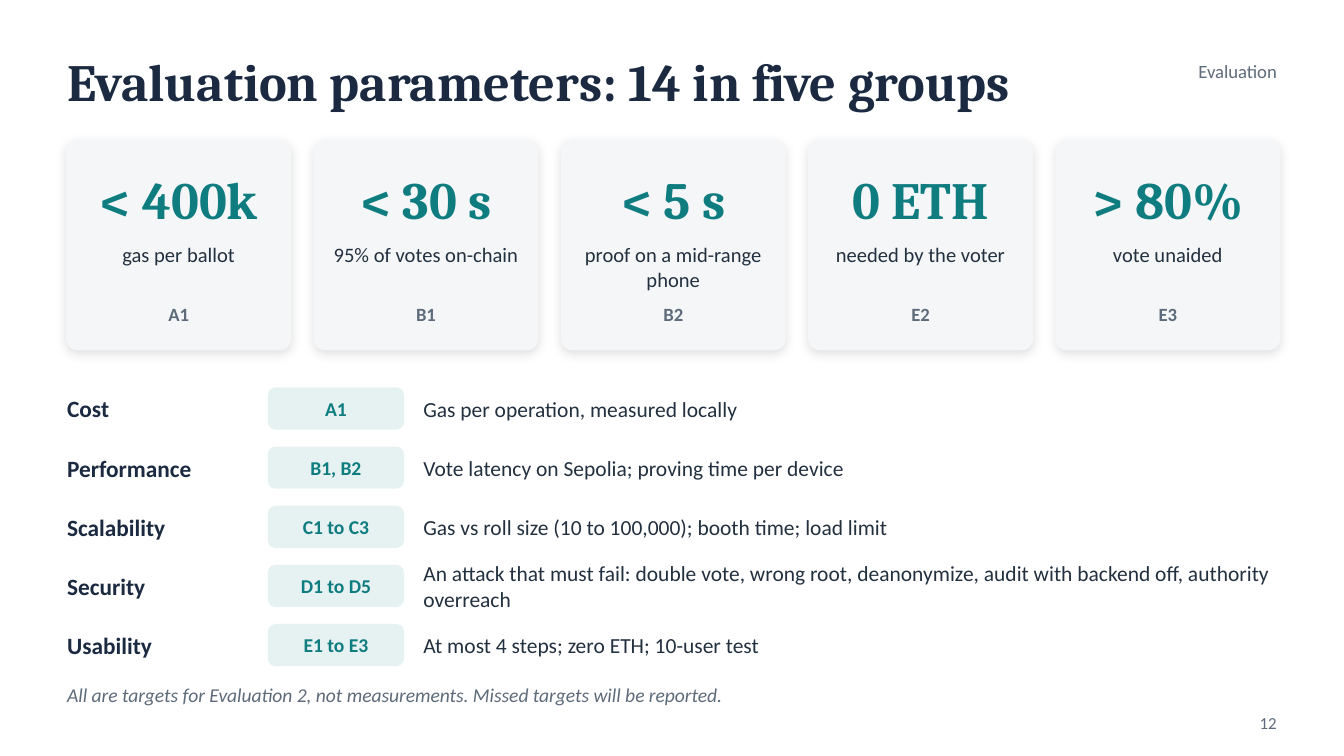
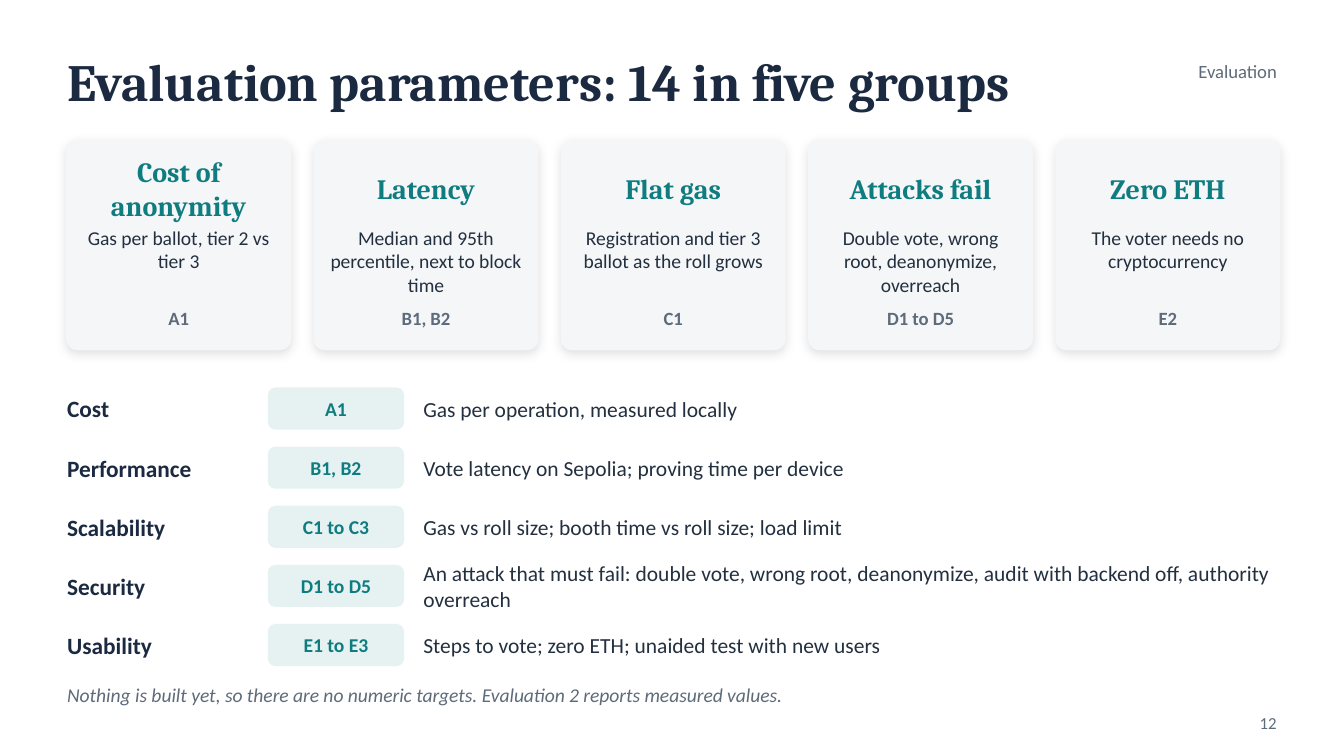
Before and after one commit to Chaitanya-Keyal/decentralized-voting-system, a slide deck: slide 12 of reports/eval1-slides.pptx. Drawn at 1344x756 pixels with LibreOffice and Linux fonts; fonts in the diff are those of the drawing. Boxes give left, top, right and bottom in pixels: in the first picture for what was removed or moved away, otherwise in the second. Text is boxed around its words. In the diff, an @@ line names an element or a change of style, - is before the commit and + after.

```diff
--- a/reports/eval1-slides.pptx
+++ b/reports/eval1-slides.pptx
@@ text at [111,162,246,222]: text changed; size 28 to 15 pt @@
-< 400k
+Cost of anonymity
@@ text at [625,179,721,205]: text changed; size 28 to 15 pt @@
-< 5 s
+Flat gas
@@ text at [850,179,991,200]: text changed; size 28 to 15 pt @@
-0 ETH
+Attacks fail
@@ text at [377,180,475,205]: text changed; size 28 to 15 pt @@
-< 30 s
+Latency
@@ text at [1110,180,1225,200]: text changed; size 28 to 15 pt @@
-> 80%
+Zero ETH
@@ text at [88,231,269,268]: text changed; size 11 to 10.5 pt @@
-gas per ballot
+Gas per ballot, tier 2 vs tier 3
@@ text at [331,231,521,292]: text changed; size 11 to 10.5 pt @@
-95% of votes on-chain
+Median and 95th percentile, next to block time
@@ text at [584,231,762,272]: text changed; size 11 to 10.5 pt @@
-proof on a mid-range phone
+Registration and tier 3 ballot as the roll grows
@@ text at [843,231,998,292]: text changed; size 11 to 10.5 pt @@
-needed by the voter
+Double vote, wrong root, deanonymize, overreach
@@ text at [1092,231,1244,271]: text changed; size 11 to 10.5 pt @@
-vote unaided
+The voter needs no cryptocurrency
@@ text "A1": place and size @@
-text "A1" at [168,309,189,321]
+text "A1" at [168,313,189,325]
@@ text at [402,313,450,327]: text changed @@
-B1
+B1, B2
@@ text at [664,313,683,325]: text changed @@
-B2
+C1
@@ text added at [887,313,954,325], 10 pt, text #5E6B7A, bold @@
+D1 to D5
@@ text "E2": place and size @@
-text "E2" at [911,309,930,321]
+text "E2" at [1159,313,1178,325]
@@ text removed at [1159,309,1178,321] @@
-E3
@@ text at [423,520,842,538]: text changed @@
-Gas vs roll size (10 to 100,000); booth time; load limit
+Gas vs roll size; booth time vs roll size; load limit
@@ text at [423,638,880,657]: text changed @@
-At most 4 steps; zero ETH; 10-user test
+Steps to vote; zero ETH; unaided test with new users
@@ text at [67,688,782,706]: text changed @@
-All are targets for Evaluation 2, not measurements. Missed targets will be reported.
+Nothing is built yet, so there are no numeric targets. Evaluation 2 reports measured values.
```
Also in this commit, not shown: 5 other slides changed, 2 slides added, 1 slide removed, 19 other files.
